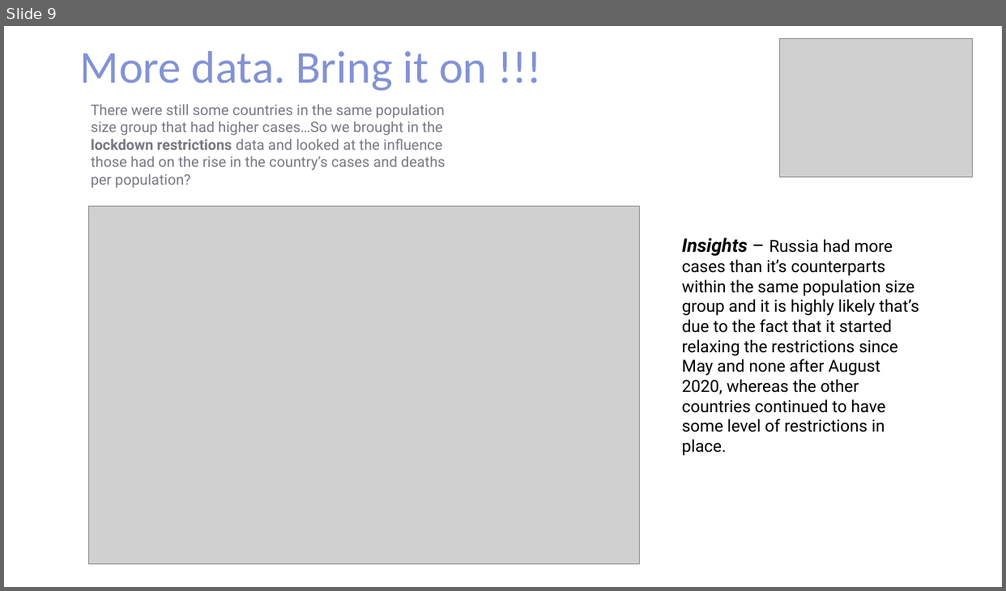
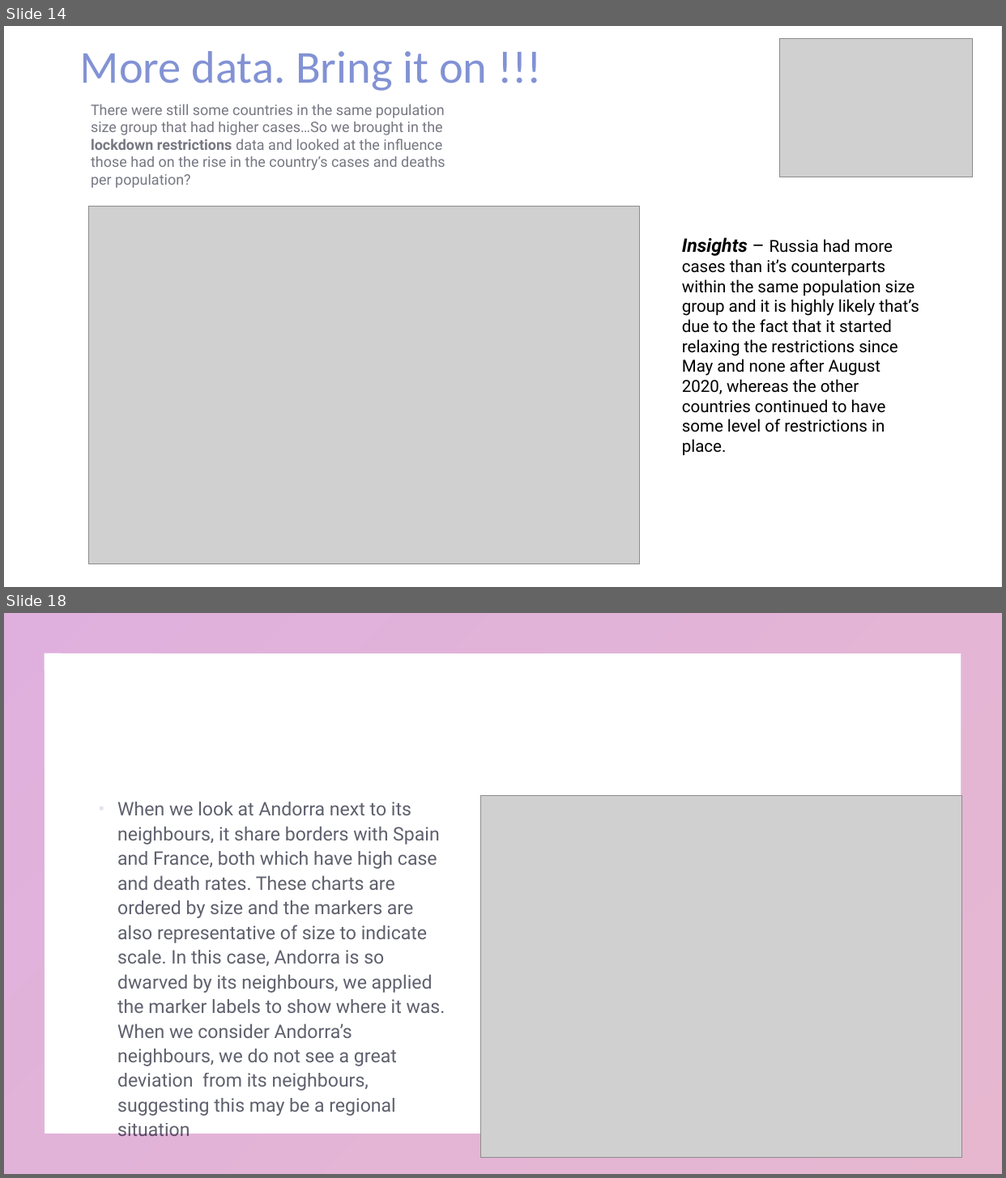
Before and after one commit to KarenJewell/WIDDatathon, a slide deck: WID Presentation_4.pptx. Shown one above the other, each under a label of ours: slide 9 before the commit, slides 14 and 18 after it; the slides between them are not shown. The pictures are 1006x591 and 1006x1178 pixels, drawn with LibreOffice and Linux fonts; fonts in the diff are those of the drawing; grey boxes stand for pictures. Boxes give left, top, right and bottom in pixels: in the first picture for what was removed or moved away, otherwise in the second. Text is boxed around its words. In the diff, an @@ line names an element or a change of style, - is before the commit and + after.

```diff
--- a/WID Presentation_4.pptx
+++ b/WID Presentation_4.pptx
@@ slide 18 added at [4, 613, 1002, 1174], background #FFFFFF; not listed: 1 template element that a slide beside it also shows @@
@@ text added at [117, 802, 445, 1116], 18 pt, text #1B1D30 at 70% opacity @@
+▪ When we look at Andorra next to its neighbours, it share borders with Spain and France, both which have high case and death rates. These charts are ordered by size and the markers are also representative of size to indicate scale. In this case, Andorra is so dwarved by its neighbours, we applied the marker labels to show where it was. When we consider Andorra’s neighbours, we do not see a great deviation from its neighbours, suggesting this may be a regional situation
@@ picture added at [481, 796, 962, 1158] @@
@@ what was slide 9 is now slide 14 @@
```
Also in this commit, not shown: 8 slides changed, 16 other slides added, 4 other files.
